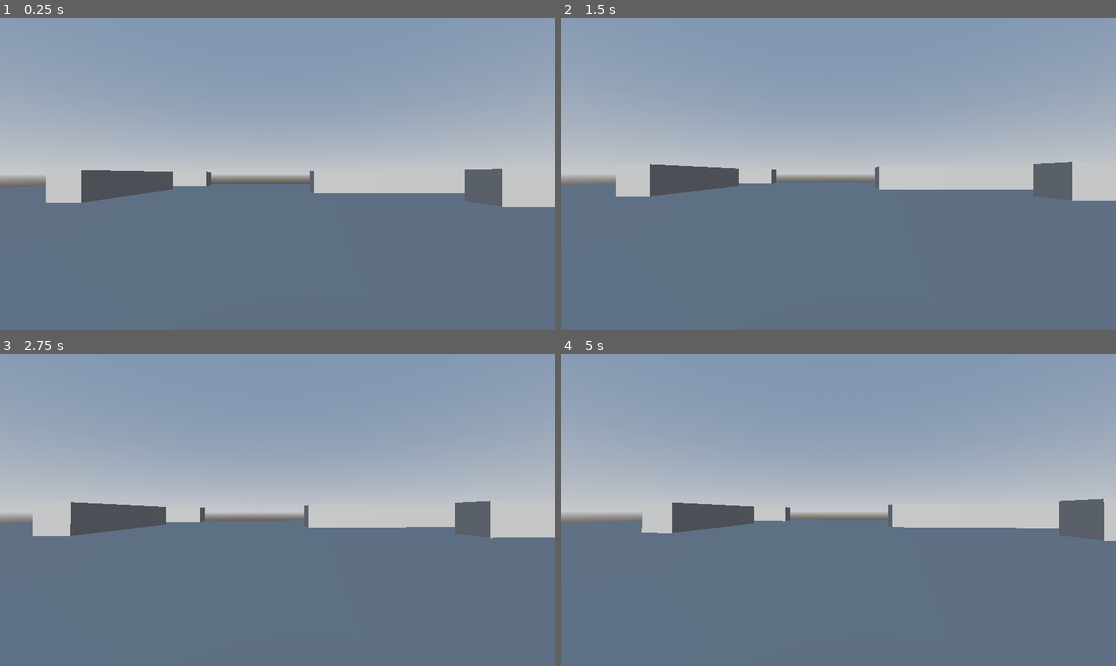
Above: before the commit, frames 1-4 (two rows, left to right).
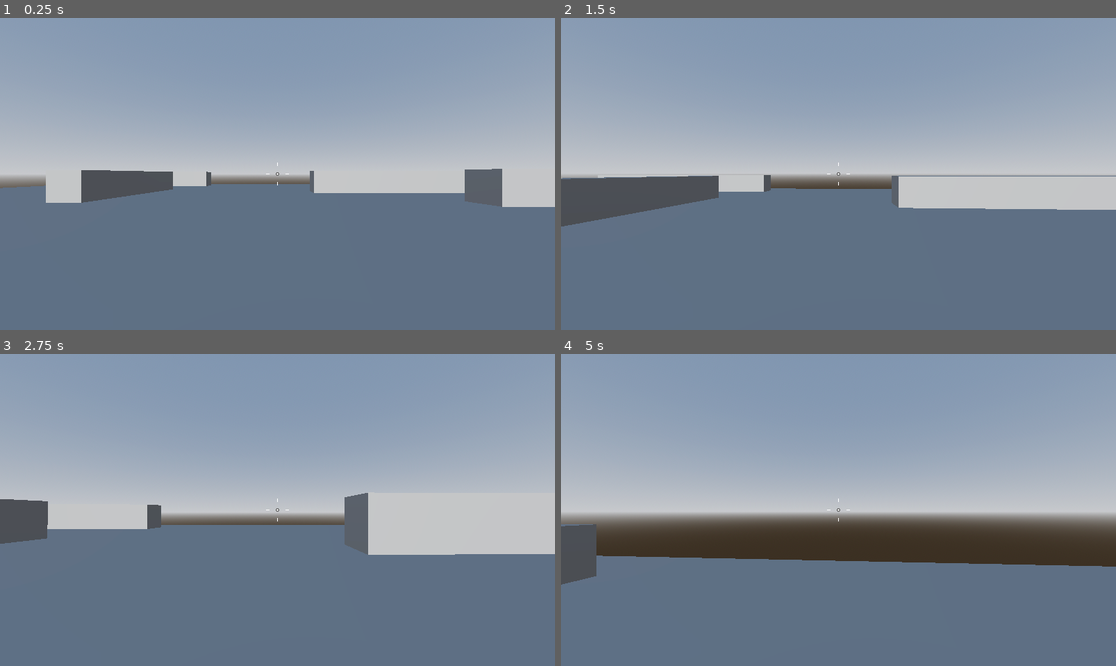
Above: after the commit, the same moments.

Repository: tiagoskaterock/robo-rampage-3d
Game: Godot game, scene res://Levels/Sandbox.tscn
The game is run twice, just before and just after one commit, with the same random seed, the same clock (stepped at 60 frames per second) and the same inputs.
Inputs (mouse positions are in pixels of both pictures, inside the frame that each line leads up to):
- Up to frame 1 (0.25 s): no input
- Up to frame 2 (1.5 s): move the mouse to (866, 174) at 0.52 s; hold Keypad 5 (up, bound only after the commit) from 0.53 s (still down); tap Keypad 0 (jump, bound only after the commit) at 0.77 s; move the mouse to (810, 174) at 1.27 s
- Up to frame 3 (2.75 s): keep holding Keypad 5 (up, bound only after the commit); tap Keypad 0 (jump, bound only after the commit) at 1.52 s; move the mouse to (288, 503) at 2.02 s
- Up to frame 4 (5 s): keep holding Keypad 5 (up, bound only after the commit); move the mouse to (832, 516) at 2.77 s; tap Keypad 0 (jump, bound only after the commit) at 3.02, 3.77, 4.52 s; move the mouse to (877, 513) at 3.52 s; move the mouse to (794, 506) at 4.27 s

The runs differ from the first frame. In frame 1, less than 0.1% of the frame differs, in the area x 47-53%, y 46-54%; in frame 2, 7.0%; in frame 3, 7.2%; in frame 4, 15%, in the area x 0-100%, y 46-74%.

Commit message:
71. Custom Reticles

Diff:
--- a/Levels/Sandbox.tscn
+++ b/Levels/Sandbox.tscn
@@ -1,6 +1,8 @@
-[gd_scene load_steps=5 format=3 uid="uid://bqfuurbh1tu7v"]
+[gd_scene load_steps=7 format=3 uid="uid://bqfuurbh1tu7v"]
 
 [ext_resource type="PackedScene" uid="uid://db75qmu2iocgr" path="res://Player/player.tscn" id="1_t3iey"]
+[ext_resource type="PackedScene" uid="uid://dglwg2uft07ce" path="res://TmpScenes/blocks.tscn" id="2_p36nt"]
+[ext_resource type="Script" path="res://Player/CrossHair.gd" id="3_0fitx"]
 
 [sub_resource type="ProceduralSkyMaterial" id="ProceduralSkyMaterial_segxe"]
 sky_horizon_color = Color(0.64625, 0.65575, 0.67075, 1)
@@ -24,54 +26,20 @@
 
 [node name="Player" parent="." instance=ExtResource("1_t3iey")]
 
-[node name="Blocks" type="Node3D" parent="."]
-transform = Transform3D(1, 0, 0, 0, 1, 0, 0, 0, 1, -13.964, 5.24587, 0)
-
-[node name="CSGBox3D2" type="CSGBox3D" parent="Blocks"]
-transform = Transform3D(1, 0, 0, 0, 1, 0, 0, 0, 1, 35.052, -3.04336, -11.0315)
-size = Vector3(20, 2, 2)
-
-[node name="CSGBox3D3" type="CSGBox3D" parent="Blocks"]
-transform = Transform3D(1, 0, 0, 0, 1, 0, 0, 0, 1, 33.9652, -2.91988, 20.8401)
-size = Vector3(2, 2, 20)
-
-[node name="CSGBox3D11" type="CSGBox3D" parent="Blocks"]
-transform = Transform3D(1, 0, 0, 0, 1, 0, 0, 0, 1, 41.3149, -2.91988, 3.97899)
-size = Vector3(2, 2, 20)
-
-[node name="CSGBox3D8" type="CSGBox3D" parent="Blocks"]
-transform = Transform3D(1, 0, 0, 0, 1, 0, 0, 0, 1, 22.3274, -2.91988, 6.80216)
-size = Vector3(2, 2, 20)
-
-[node name="CSGBox3D5" type="CSGBox3D" parent="Blocks"]
-transform = Transform3D(1, 0, 0, 0, 1, 0, 0, 0, 1, 10.3607, -2.89664, 16.5666)
-size = Vector3(2, 2, 27.4237)
-
-[node name="CSGBox3D4" type="CSGBox3D" parent="Blocks"]
-transform = Transform3D(1, 0, 0, 0, 1, 0, 0, 0, 1, -11.4678, -2.92529, 13.0336)
-size = Vector3(20, 2, 2)
-
-[node name="CSGBox3D9" type="CSGBox3D" parent="Blocks"]
-transform = Transform3D(1, 0, 0, 0, 1, 0, 0, 0, 1, -7.49842, -2.92529, 23.3557)
-size = Vector3(20, 2, 2)
-
-[node name="CSGBox3D6" type="CSGBox3D" parent="Blocks"]
-transform = Transform3D(1, 0, 0, 0, 1, 0, 0, 0, 1, -5.49129, -3.01407, -27.9217)
-size = Vector3(20, 2, 2)
-
-[node name="CSGBox3D10" type="CSGBox3D" parent="Blocks"]
-transform = Transform3D(1, 0, 0, 0, 1, 0, 0, 0, 1, 27.0235, -3.01407, -18.1005)
-size = Vector3(20, 2, 2)
-
-[node name="CSGBox3D7" type="CSGBox3D" parent="Blocks"]
-transform = Transform3D(1, 0, 0, 0, 1, 0, 0, 0, 1, -8.35513, -3.06581, -6.45882)
-size = Vector3(2, 2, 10)
-
-[node name="CSGBox3D12" type="CSGBox3D" parent="Blocks"]
-transform = Transform3D(1, 0, 0, 0, 1, 0, 0, 0, 1, 1.93756, -3.06581, -16.4342)
-size = Vector3(2, 2, 10)
+[node name="Blocks" parent="." instance=ExtResource("2_p36nt")]
 
 [node name="Floor" type="CSGBox3D" parent="."]
 transform = Transform3D(1, 0, 0, 0, 1, 0, 0, 0, 1, -0.000355721, 0.832057, 0)
 use_collision = true
 size = Vector3(64, 1, 64)
+
+[node name="CenterContainer" type="CenterContainer" parent="."]
+anchors_preset = 15
+anchor_right = 1.0
+anchor_bottom = 1.0
+grow_horizontal = 2
+grow_vertical = 2
+
+[node name="CrossHair" type="Control" parent="CenterContainer"]
+layout_mode = 2
+script = ExtResource("3_0fitx")
--- /dev/null
+++ b/Player/CrossHair.gd
@@ -0,0 +1,29 @@
+@tool
+extends Control
+
+const START_LINE = 16
+const FINISH_LINE = 24
+const COLOR_LINE = Color.WHITE
+const THICKNESS_LINE = 2
+const CIRCLE_OUTLINE_COLOR = Color.DIM_GRAY
+const CIRCLE_OUTLINE_THICKNESS = 4
+const CENTER_DOT_THICKNESS = 2
+
+func _draw() -> void:
+	# circle outline
+	draw_circle(Vector2.ZERO, CIRCLE_OUTLINE_THICKNESS, CIRCLE_OUTLINE_COLOR)
+
+	# circle center
+	draw_circle(Vector2.ZERO, CENTER_DOT_THICKNESS, COLOR_LINE)
+
+	# line right
+	draw_line(Vector2(START_LINE, 0), Vector2(FINISH_LINE, 0), COLOR_LINE, THICKNESS_LINE)
+
+	# left line
+	draw_line(Vector2(-FINISH_LINE, 0), Vector2(-START_LINE, 0), COLOR_LINE, THICKNESS_LINE)
+
+	# bottom line
+	draw_line(Vector2(0, START_LINE), Vector2(0, FINISH_LINE), COLOR_LINE, THICKNESS_LINE)
+
+	# top line
+	draw_line(Vector2(0, -START_LINE), Vector2(0, -FINISH_LINE), COLOR_LINE, THICKNESS_LINE)
--- a/Player/player.tscn
+++ b/Player/player.tscn
@@ -23,4 +23,3 @@
 [node name="SmoothCamera" type="Camera3D" parent="CameraPivot"]
 top_level = true
 script = ExtResource("2_k6pk0")
-speed = 5.0
--- /dev/null
+++ b/TmpScenes/blocks.tscn
@@ -0,0 +1,48 @@
+[gd_scene format=3 uid="uid://dglwg2uft07ce"]
+
+[node name="Blocks" type="Node3D"]
+transform = Transform3D(1, 0, 0, 0, 1, 0, 0, 0, 1, -13.964, 5.24587, 0)
+
+[node name="CSGBox3D2" type="CSGBox3D" parent="."]
+transform = Transform3D(1, 0, 0, 0, 1, 0, 0, 0, 1, 35.052, -3.04336, -11.0315)
+size = Vector3(20, 2, 2)
+
+[node name="CSGBox3D3" type="CSGBox3D" parent="."]
+transform = Transform3D(1, 0, 0, 0, 1, 0, 0, 0, 1, 33.9652, -2.91988, 20.8401)
+size = Vector3(2, 2, 20)
+
+[node name="CSGBox3D11" type="CSGBox3D" parent="."]
+transform = Transform3D(1, 0, 0, 0, 1, 0, 0, 0, 1, 41.3149, -2.91988, 3.97899)
+size = Vector3(2, 2, 20)
+
+[node name="CSGBox3D8" type="CSGBox3D" parent="."]
+transform = Transform3D(1, 0, 0, 0, 1, 0, 0, 0, 1, 22.3274, -2.91988, 6.80216)
+size = Vector3(2, 2, 20)
+
+[node name="CSGBox3D5" type="CSGBox3D" parent="."]
+transform = Transform3D(1, 0, 0, 0, 1, 0, 0, 0, 1, 10.3607, -2.89664, 16.5666)
+size = Vector3(2, 2, 27.4237)
+
+[node name="CSGBox3D4" type="CSGBox3D" parent="."]
+transform = Transform3D(1, 0, 0, 0, 1, 0, 0, 0, 1, -11.4678, -2.92529, 13.0336)
+size = Vector3(20, 2, 2)
+
+[node name="CSGBox3D9" type="CSGBox3D" parent="."]
+transform = Transform3D(1, 0, 0, 0, 1, 0, 0, 0, 1, -7.49842, -2.92529, 23.3557)
+size = Vector3(20, 2, 2)
+
+[node name="CSGBox3D6" type="CSGBox3D" parent="."]
+transform = Transform3D(1, 0, 0, 0, 1, 0, 0, 0, 1, -5.49129, -3.01407, -27.9217)
+size = Vector3(20, 2, 2)
+
+[node name="CSGBox3D10" type="CSGBox3D" parent="."]
+transform = Transform3D(1, 0, 0, 0, 1, 0, 0, 0, 1, 27.0235, -3.01407, -18.1005)
+size = Vector3(20, 2, 2)
+
+[node name="CSGBox3D7" type="CSGBox3D" parent="."]
+transform = Transform3D(1, 0, 0, 0, 1, 0, 0, 0, 1, -8.35513, -3.06581, -6.45882)
+size = Vector3(2, 2, 10)
+
+[node name="CSGBox3D12" type="CSGBox3D" parent="."]
+transform = Transform3D(1, 0, 0, 0, 1, 0, 0, 0, 1, 1.93756, -3.06581, -16.4342)
+size = Vector3(2, 2, 10)
--- a/project.godot
+++ b/project.godot
@@ -19,26 +19,26 @@
 
 left={
 "deadzone": 0.5,
-"events": [Object(InputEventKey,"resource_local_to_scene":fa …(140 unchanged characters)… d":false,"keycode":0,"physical_keycode":65,"key_label":0,"unicode":97,"echo":false,"script":null)
+"events": [Object(InputEventKey,"resource_local_to_scene":fa …(140 unchanged characters)… d":false,"keycode":0,"physical_keycode":4194439,"key_label":0,"unicode":49,"echo":false,"script":null)
 ]
 }
 right={
 "deadzone": 0.5,
-"events": [Object(InputEventKey,"resource_local_to_scene":fa …(140 unchanged characters)… d":false,"keycode":0,"physical_keycode":68,"key_label":0,"unicode":100,"echo":false,"script":null)
+"events": [Object(InputEventKey,"resource_local_to_scene":fa …(140 unchanged characters)… d":false,"keycode":0,"physical_keycode":4194441,"key_label":0,"unicode":51,"echo":false,"script":null)
 ]
 }
 up={
 "deadzone": 0.5,
-"events": [Object(InputEventKey,"resource_local_to_scene":fa …(140 unchanged characters)… d":false,"keycode":0,"physical_keycode":87,"key_label":0,"unicode":119,"echo":false,"script":null)
+"events": [Object(InputEventKey,"resource_local_to_scene":fa …(140 unchanged characters)… d":false,"keycode":0,"physical_keycode":4194443,"key_label":0,"unicode":53,"echo":false,"script":null)
 ]
 }
 down={
 "deadzone": 0.5,
-"events": [Object(InputEventKey,"resource_local_to_scene":fa …(140 unchanged characters)… d":false,"keycode":0,"physical_keycode":83,"key_label":0,"unicode":115,"echo":false,"script":null)
+"events": [Object(InputEventKey,"resource_local_to_scene":fa …(140 unchanged characters)… d":false,"keycode":0,"physical_keycode":4194440,"key_label":0,"unicode":50,"echo":false,"script":null)
 ]
 }
 jump={
 "deadzone": 0.5,
-"events": [Object(InputEventKey,"resource_local_to_scene":fa …(145 unchanged characters)… lse,"keycode":0,"physical_keycode":4194440,"key_label":0,"unicode":50,"echo":false,"script":null)
+"events": [Object(InputEventKey,"resource_local_to_scene":fa …(145 unchanged characters)… lse,"keycode":0,"physical_keycode":4194438,"key_label":0,"unicode":48,"echo":false,"script":null)
 ]
 }
